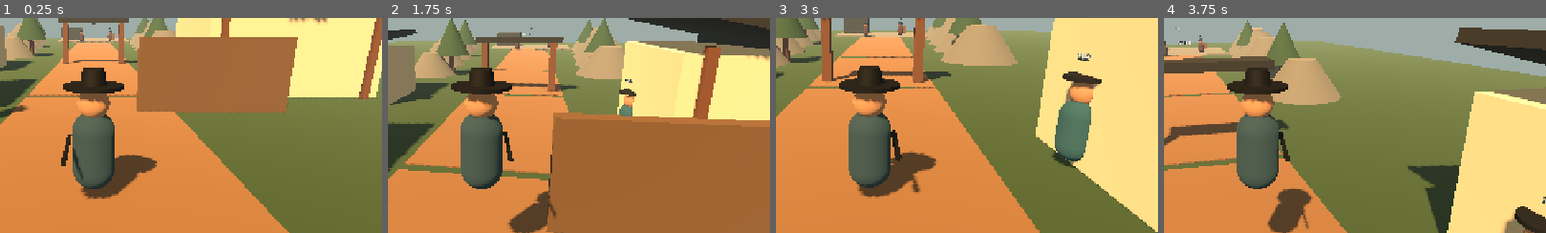
Above: before the commit, frames 1-4 (left to right).
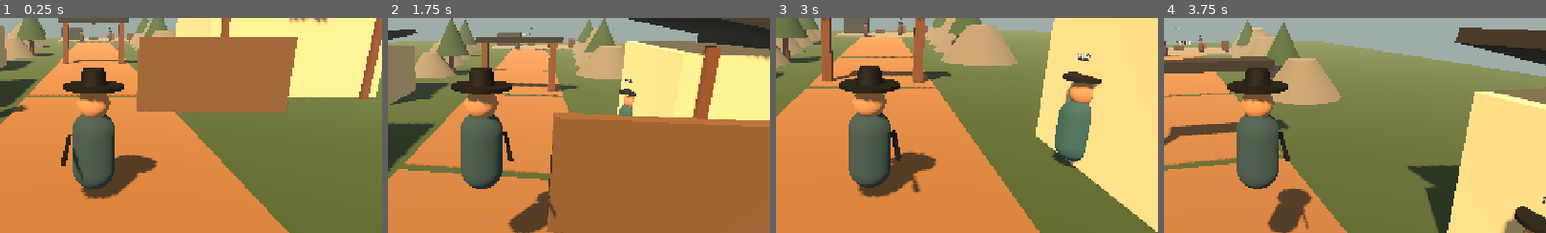
Above: after the commit, the same moments.

Repository: jngbnss/rea-playground
Game: Godot game, scene res://scenes/main.tscn
Same seed, same stepped clock (60 frames per second), same inputs: the game is played once before the commit and once after it.
Inputs (mouse positions are % of the whole screen's width and height, from its top left):
- Up to frame 1 (0.25 s): no input
- Up to frame 2 (1.75 s): tap Enter at 0.5 s; move the mouse to (55, 50) at 0.52 s; hold W (move_forward) from 0.53 s (still down); tap E (interact) at 0.6, 1.55 s; click (55, 50) at 0.67 s; tap Space (jump) at 0.77, 1.52 s; move the mouse to (45, 50) at 1.27 s; click (45, 50) at 1.35 s
- Up to frame 3 (3 s): keep holding W (move_forward); move the mouse to (52, 48) at 2.02 s; tap E (interact) at 2.1 s; move the mouse to (49, 52) at 2.77 s; tap Shift (sprint) at 2.85 s; click (49, 52) at 2.92 s
- Up to frame 4 (3.75 s): keep holding W (move_forward); tap Space (jump) at 3.02 s; tap E (interact) at 3.05, 3.6 s; move the mouse to (57, 51) at 3.52 s
The pictures show only the part of the screen within x 38-88%, y 26-76%; the shares and areas given below are measured in that part.

The runs differ from the first frame. In frame 1, less than 0.1% of the frame differs, in the area x 23-35%, y 7-11%; in frame 2, 0.1%; in frame 3, less than 0.1%; in frame 4, 0.2%, in the area x 2-17%, y 10-16%.

Commit message:
feat: complete lost-ledger adventure loop

Diff:
--- a/projects/joseon-outlaw/game/scenes/main.tscn
+++ b/projects/joseon-outlaw/game/scenes/main.tscn
@@ -1,10 +1,11 @@
-[gd_scene load_steps=14 format=3]
+[gd_scene load_steps=15 format=3]
 
 [ext_resource type="Script" path="res://scripts/main.gd" id="1_main"]
 [ext_resource type="PackedScene" path="res://scenes/player.tscn" id="2_player"]
 [ext_resource type="Script" path="res://scripts/world.gd" id="3_world"]
 [ext_resource type="PackedScene" path="res://scenes/npc.tscn" id="4_npc"]
 [ext_resource type="PackedScene" path="res://scenes/bandit.tscn" id="5_bandit"]
+[ext_resource type="PackedScene" path="res://scenes/quest_object.tscn" id="6_quest_object"]
 
 [sub_resource type="Environment" id="Environment_main"]
 background_mode = 1
@@ -112,6 +113,14 @@
 
 [node name="BanditB" parent="World" instance=ExtResource("5_bandit")]
 position = Vector3(3, 0, -50)
+
+[node name="LedgerChest" parent="World" instance=ExtResource("6_quest_object")]
+position = Vector3(0, 0, -54)
+
+[node name="VillageShortcut" parent="World" instance=ExtResource("6_quest_object")]
+position = Vector3(7, 0, -54)
+object_kind = "village_shortcut"
+display_name = "마을 지름길"
 
 [node name="Player" parent="." instance=ExtResource("2_player")]
 position = Vector3(0, 0.05, 8)
@@ -205,3 +214,24 @@
 text = "체력 100 / 100"
 theme_override_colors/font_color = Color(0.92, 0.38, 0.28, 1)
 theme_override_font_sizes/font_size = 18
+
+[node name="EndPanel" type="PanelContainer" parent="UI"]
+visible = false
+offset_left = 370.0
+offset_top = 210.0
+offset_right = 910.0
+offset_bottom = 380.0
+theme_override_styles/panel = SubResource("Scroll_style")
+
+[node name="Margin" type="MarginContainer" parent="UI/EndPanel"]
+theme_override_constants/margin_left = 28
+theme_override_constants/margin_top = 22
+theme_override_constants/margin_right = 28
+theme_override_constants/margin_bottom = 22
+
+[node name="Text" type="Label" parent="UI/EndPanel/Margin"]
+text = "의뢰 완료\n장부를 되찾고 보상 50냥을 받았습니다"
+horizontal_alignment = 1
+vertical_alignment = 1
+theme_override_colors/font_color = Color(0.118, 0.102, 0.09, 1)
+theme_override_font_sizes/font_size = 24
--- /dev/null
+++ b/projects/joseon-outlaw/game/scenes/quest_object.tscn
@@ -0,0 +1,33 @@
+[gd_scene load_steps=5 format=3]
+
+[ext_resource type="Script" path="res://scripts/quest_object.gd" id="1_object"]
+
+[sub_resource type="BoxMesh" id="Mesh_body"]
+size = Vector3(1.5, 0.8, 1.0)
+
+[sub_resource type="StandardMaterial3D" id="Material_body"]
+albedo_color = Color(0.31, 0.17, 0.07, 1)
+roughness = 0.84
+
+[sub_resource type="BoxShape3D" id="Shape_body"]
+size = Vector3(1.5, 0.8, 1.0)
+
+[node name="QuestObject" type="StaticBody3D"]
+script = ExtResource("1_object")
+
+[node name="Body" type="MeshInstance3D" parent="."]
+position = Vector3(0, 0.4, 0)
+mesh = SubResource("Mesh_body")
+material_override = SubResource("Material_body")
+
+[node name="Collision" type="CollisionShape3D" parent="."]
+position = Vector3(0, 0.4, 0)
+shape = SubResource("Shape_body")
+
+[node name="Label" type="Label3D" parent="."]
+position = Vector3(0, 1.35, 0)
+text = "장부 궤짝"
+font_size = 34
+outline_size = 7
+modulate = Color(0.95, 0.82, 0.46, 1)
+billboard = 1
--- a/projects/joseon-outlaw/game/scripts/main.gd
+++ b/projects/joseon-outlaw/game/scripts/main.gd
@@ -1,6 +1,6 @@
 extends Node3D
 
-const IMPLEMENTED_PHASE := 4
+const IMPLEMENTED_PHASE := 5
 const INTERACTION_RANGE := 3.0
 
 @onready var player: PlayerController = $Player
@@ -9,10 +9,12 @@
 @onready var dialogue_panel: PanelContainer = $UI/Dialogue
 @onready var dialogue_text: Label = $UI/Dialogue/Margin/Text
 @onready var health_label: Label = $UI/HealthPanel/Margin/Health
+@onready var end_panel: PanelContainer = $UI/EndPanel
 
 var _smoke_phase := 0
 var _screenshot_path := ""
 var _nearby_npc: Node3D
+var _checkpoint := Vector3(0, 0.05, 5)
 
 
 func _ready() -> void:
@@ -21,6 +23,7 @@
     _update_objective()
     player.health_changed.connect(_on_player_health_changed)
     _on_player_health_changed(player.health, player.max_health)
+    player.died.connect(_on_player_died)
     print("JOSEON_OUTLAW_READY phase=%d" % IMPLEMENTED_PHASE)
     for argument in OS.get_cmdline_user_args():
         if argument.begins_with("--smoke-phase="):
@@ -63,8 +66,9 @@
     _update_objective()
 
 
-func _on_quest_state_changed(_previous: String, _current: String) -> void:
+func _on_quest_state_changed(_previous: String, current: String) -> void:
     _update_objective()
+    end_panel.visible = current == QuestManager.COMPLETED
 
 
 func _update_objective() -> void:
@@ -72,6 +76,12 @@
 
 func _on_player_health_changed(current: int, maximum: int) -> void:
     health_label.text = "체력 %d / %d" % [current, maximum]
+
+func _on_player_died() -> void:
+    health_label.text = "쓰러짐 · 체크포인트로 귀환"
+    await get_tree().create_timer(0.4).timeout
+    player.restore_at(_checkpoint)
+
 
 
 
@@ -91,6 +101,8 @@
     if _smoke_phase >= 3 and not _smoke_quest():
         return
     if _smoke_phase >= 4 and not await _smoke_combat():
+        return
+    if _smoke_phase >= 5 and not await _smoke_complete_run():
         return
     if not _screenshot_path.is_empty():
         await get_tree().process_frame
@@ -147,7 +159,7 @@
 func _smoke_quest() -> bool:
     var merchant := get_node_or_null("World/MerchantYun")
     var innkeeper := get_node_or_null("World/InnkeeperDeoksun")
-    if merchant == null or innkeeper == null or get_tree().get_nodes_in_group("interactable").size() != 2:
+    if merchant == null or innkeeper == null or get_tree().get_nodes_in_group("villagers").size() != 2:
         _fail_smoke("Village NPCs are missing")
         return false
     if get_node_or_null("World/Path00") == null or get_node_or_null("World/CampPlatform") == null:
@@ -210,6 +222,49 @@
     print("COMBAT_SMOKE hits=%d enemy_health=%d state=%s token_max=%d player_health=%d" % [total_hits, bandit_a.health, bandit_a.state, CombatCoordinator.max_concurrent_attackers, player.health])
     return true
 
+func _smoke_complete_run() -> bool:
+    var merchant := get_node_or_null("World/MerchantYun")
+    var chest := get_node_or_null("World/LedgerChest")
+    var shortcut := get_node_or_null("World/VillageShortcut")
+    var bandit_a := get_node_or_null("World/BanditA") as BanditController
+    var bandit_b := get_node_or_null("World/BanditB") as BanditController
+    if merchant == null or chest == null or shortcut == null or bandit_a == null or bandit_b == null:
+        _fail_smoke("Complete-run objects are missing")
+        return false
+
+    player.restore_at(Vector3(0, 0.05, -20))
+    player.receive_damage(player.max_health)
+    for frame in 30:
+        await get_tree().physics_frame
+    if player.is_dead or player.health != player.max_health or player.global_position.distance_to(_checkpoint) > 0.2:
+        _fail_smoke("Checkpoint respawn failed")
+        return false
+
+    QuestManager.reset()
+    merchant.call("interact")
+    bandit_a.reset_combat(Vector3(-2, 0.05, -46))
+    bandit_b.reset_combat(Vector3(3, 0.05, -50))
+    bandit_a.take_damage(bandit_a.max_health, player)
+    bandit_b.take_damage(bandit_b.max_health, player)
+    var chest_line: Dictionary = chest.call("interact")
+    _show_dialogue(chest_line)
+    if QuestManager.state != QuestManager.ITEM_RECOVERED:
+        _fail_smoke("Ledger could not be recovered after defeating bandits")
+        return false
+    player.global_position = shortcut.global_position
+    var shortcut_line: Dictionary = shortcut.call("interact")
+    _show_dialogue(shortcut_line)
+    if player.global_position.distance_to(_checkpoint) > 0.2:
+        _fail_smoke("Village shortcut did not return the player")
+        return false
+    var completion_line: Dictionary = merchant.call("interact")
+    _show_dialogue(completion_line)
+    if QuestManager.state != QuestManager.COMPLETED or QuestManager.reward_nyang != 50 or not end_panel.visible:
+        _fail_smoke("Quest completion or reward failed")
+        return false
+    print("COMPLETE_RUN_SMOKE state=%s reward=%d respawn=ok shortcut=ok ai_server=not_required" % [QuestManager.state, QuestManager.reward_nyang])
+    return true
+
 
 func _fail_smoke(message: String) -> void:
     print("SMOKE_FAIL phase=%d reason=%s" % [_smoke_phase, message])
--- a/projects/joseon-outlaw/game/scripts/npc.gd
+++ b/projects/joseon-outlaw/game/scripts/npc.gd
@@ -11,6 +11,7 @@
 
 func _ready() -> void:
     add_to_group("interactable")
+    add_to_group("villagers")
     name_label.text = display_name
     var material := body.material_override.duplicate() as StandardMaterial3D
     material.albedo_color = accent_color
@@ -30,7 +31,8 @@
             QuestManager.ACCEPTED:
                 return {"speaker": display_name, "text": "산길 끝 모닥불 근처를 살펴보시오."}
             QuestManager.ITEM_RECOVERED:
-                return {"speaker": display_name, "text": "장부를 찾았구려! 이제 안심이오."}
+                QuestManager.complete_quest()
+                return {"speaker": display_name, "text": "장부를 찾았구려! 약속한 쉰 냥을 받으시오."}
             QuestManager.COMPLETED:
                 return {"speaker": display_name, "text": "큰 은혜를 입었소. 쉰 냥을 잘 쓰시오."}
     match QuestManager.state:
--- /dev/null
+++ b/projects/joseon-outlaw/game/scripts/quest_object.gd
@@ -0,0 +1,51 @@
+class_name QuestObject
+extends Node3D
+
+@export_enum("ledger_chest", "village_shortcut") var object_kind := "ledger_chest"
+@export var display_name := "장부 궤짝"
+@export var village_destination := Vector3(0, 0.05, 5)
+
+@onready var label: Label3D = $Label
+@onready var body: MeshInstance3D = $Body
+
+
+func _ready() -> void:
+    add_to_group("interactable")
+    label.text = display_name
+    if object_kind == "village_shortcut":
+        body.scale = Vector3(0.45, 2.4, 3.2)
+
+
+func prompt() -> String:
+    if object_kind == "ledger_chest":
+        if QuestManager.state == QuestManager.ITEM_RECOVERED or QuestManager.state == QuestManager.COMPLETED:
+            return "장부를 회수했다"
+        if _bandits_defeated() and QuestManager.state == QuestManager.ACCEPTED:
+            return "E  장부 궤짝 조사"
+        return "도적을 먼저 제압해야 한다"
+    if QuestManager.state == QuestManager.ITEM_RECOVERED:
+        return "E  마을 지름길 이용"
+    return "마을로 통하는 샛길"
+
+
+func interact() -> Dictionary:
+    if object_kind == "ledger_chest":
+        if _bandits_defeated() and QuestManager.recover_ledger():
+            return {"speaker": display_name, "text": "빼앗긴 장부를 되찾았다. 윤 행수에게 돌려주자."}
+        return {"speaker": display_name, "text": "굳게 잠겨 있다. 주변 도적을 먼저 제압해야 한다."}
+    if QuestManager.state == QuestManager.ITEM_RECOVERED:
+        var player := get_tree().get_first_node_in_group("player") as PlayerController
+        if player != null:
+            player.restore_at(village_destination)
+        return {"speaker": display_name, "text": "산길 샛길을 따라 마을로 돌아왔다."}
+    return {"speaker": display_name, "text": "아직 이 길을 이용할 수 없다."}
+
+
+func _bandits_defeated() -> bool:
+    var enemies := get_tree().get_nodes_in_group("enemies")
+    if enemies.is_empty():
+        return false
+    for enemy in enemies:
+        if enemy.state != BanditController.DEAD:
+            return false
+    return true
Not shown, added: projects/joseon-outlaw/game/scripts/quest_object.gd.uid
Not shown, added: projects/joseon-outlaw/docs/evidence/game/phase5.png
Not shown, changed: projects/joseon-outlaw/docs/implementation-checklist.md
Not shown, changed: projects/joseon-outlaw/docs/implementation-errors.md
